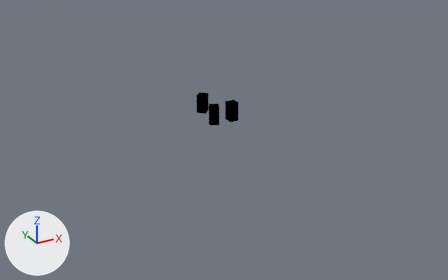
The Blender file models/city1.blend as it was, and as the next commit left it.
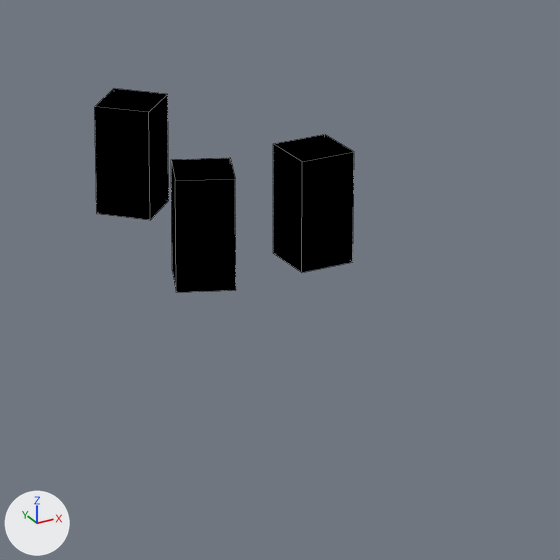
Each version appears first whole from a camera (50 mm lens) standing at (-3075.0, -5343.0, 2454.0) and looking at (-249.0, -204.0, -116.0), and next in a close-up on the part from 40% to 61% of the width and 28% to 60% of the height. Every picture has the same lights, and +X, +Y and +Z are marked at lower left. The close-ups show mesh edges as thin lines. The same objects are shown in both versions, whatever each file hides.

The older version as bpy lines, for what is in view:
```python
me_circle = bpy.data.meshes.new('Circle')
me_circle.from_pydata(...)  # 58 vertices, 15 faces, 34 loose edges; spans x -2039.0..2014.0, y -2181.0..1775.0, z 0.0..207.0
me_circle.materials.append(mat_building)  # black #000000
ob_cty = bpy.data.objects.new('cty', me_circle)
ob_cty.location = (0.0, 0.0, 0.0)
```
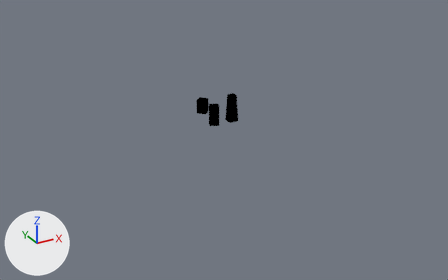
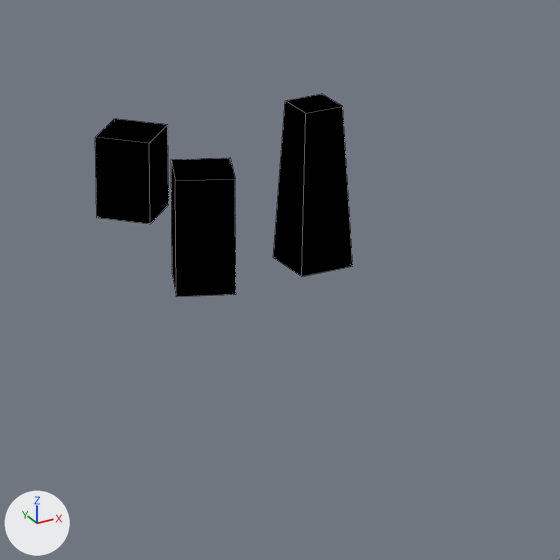
Changed parts and their boxes [x1, y1, x2, y2] in the close-ups (560 x 560 px):
'cty', reshaped: before [95, 89, 354, 292]; after [95, 94, 353, 297]

What changed in the scene script:
```text
Change me_circle:
    used by ob_cty; location = (0.0, 0.0, 0.0)
    remove me_circle.from_pydata(...)  # 58 vertices, 15 faces, 34 loose edges; spans x -2039.0..2014.0, y -2181.0..1775.0, z 0.0..207.0
    add me_circle.from_pydata(...)  # 70 vertices, 15 faces, 46 loose edges; spans x -2039.0..2014.0, y -2181.0..1775.0, z 0.0..293.0
    me_circle part 1
    12 vertices in x -332.0..-5.0, y -88.0..411.0, z 7.0 move by (0.0, 0.0, -7.0)
    4 vertices in x -286.0..-145.0, y 270.0..411.0, z 207.0 move by (0.0, 0.0, -56.0)
    4 vertices move from x -105.0..-5.0, y -73.0..27.0, z 207.0 to x -90.0..-19.0, y -58.0..13.0, z 287.0
    4 vertices are added at (-217.0, 270.0, 156.0), (-286.0, 342.0, 156.0), (-145.0, 339.0, 156.0), (-214.0, 411.0, 156.0)
    8 new vertices lie (0.0, 0.0, 6.0) away from vertices in x -332.0..-5.0, y -88.0..43.0, z 207.0
    12 loose edges are added
```
